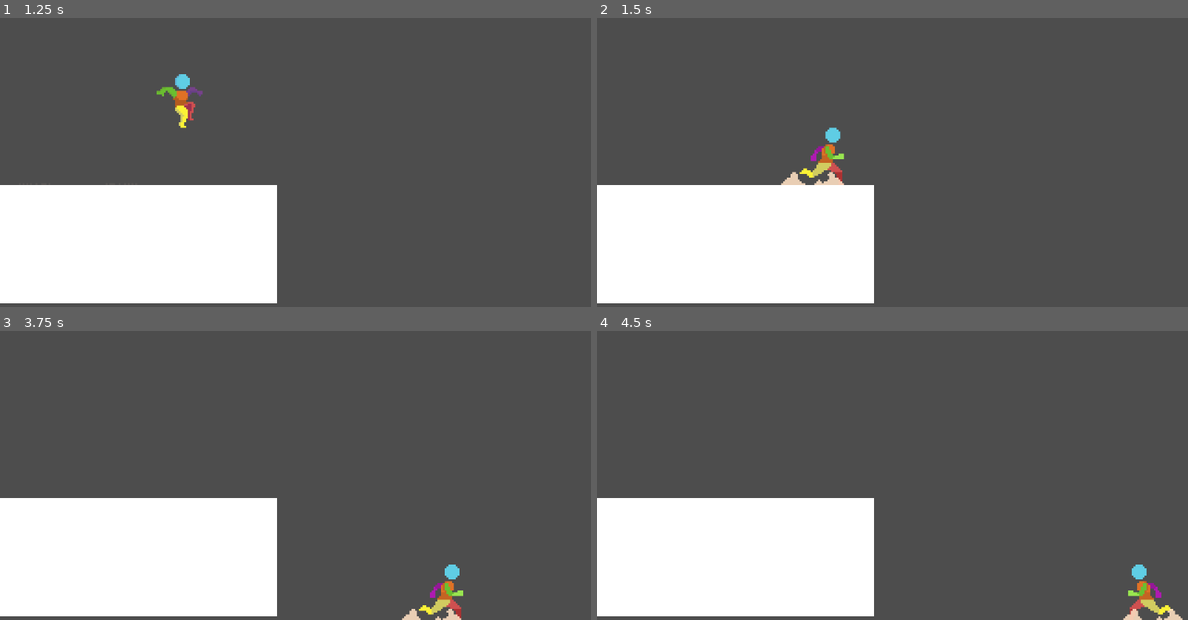
Above: before the commit, frames 1-4 (two rows, left to right).
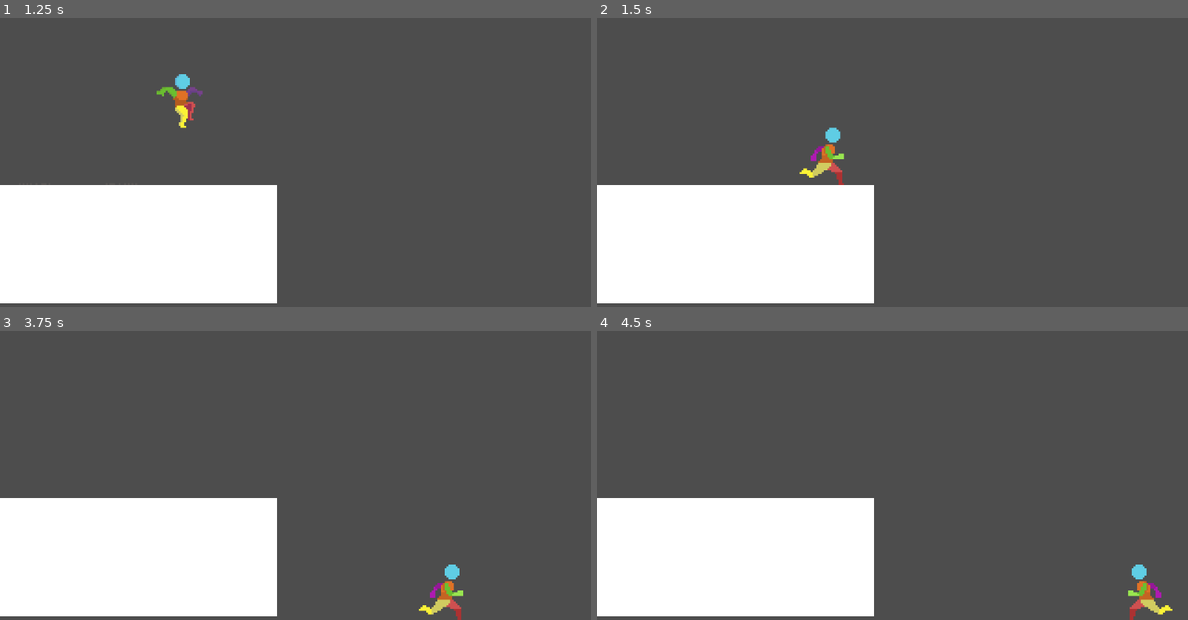
Above: after the commit, the same moments.

Repository: pdroacordi/memorina
Game: Godot game, scene res://scenes/world/game.tscn
Two runs of this game, one before a commit and one after it. Both use one fixed random seed, a clock stepped at 60 frames per second and the inputs below.
Inputs:
- Up to frame 1 (1.25 s): hold Right (move_right) from 0.53 s (still down); tap Z (jump) at 0.77 s
- Up to frame 2 (1.5 s): keep holding Right (move_right)
- Up to frame 3 (3.75 s): tap Z (jump) at 1.52, 3.02 s; release Right (move_right) at 2.03 s; hold Left (move_left) 2.03-2.78 s; hold Right (move_right) from 2.78 s (still down)
- Up to frame 4 (4.5 s): tap Z (jump) at 3.77 s; release Right (move_right) at 4.28 s; hold Left (move_left) from 4.28 s (still down)

Frame 1 is identical in both runs. In frame 2, 0.2% of the frame differs, in the area x 31-42%, y 53-58%; in frame 3, 0.1%; in frame 4, 0.2%.

Commit message:
tune(particles): increase dust emitter land speed threshold to 400

Diff:
--- a/scenes/particles/dust/dust_emitter.gd
+++ b/scenes/particles/dust/dust_emitter.gd
@@ -3,7 +3,7 @@
 
 @export var jump_particles : PackedScene
 @export var land_particles : PackedScene
-@export var min_land_speed : float = 200.0
+@export var min_land_speed : float = 400.0
 
 @onready var _spawner : Spawner = get_tree().get_first_node_in_group(Spawner.GROUP)
 
